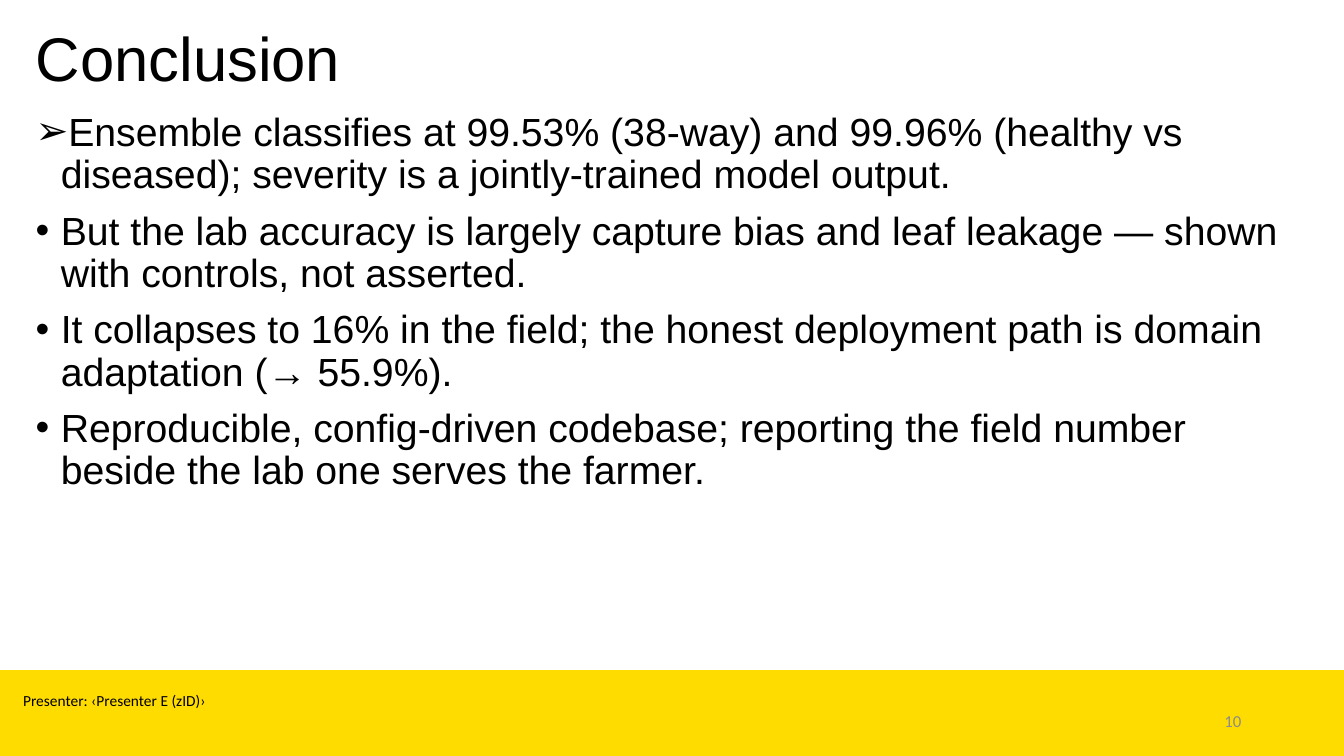
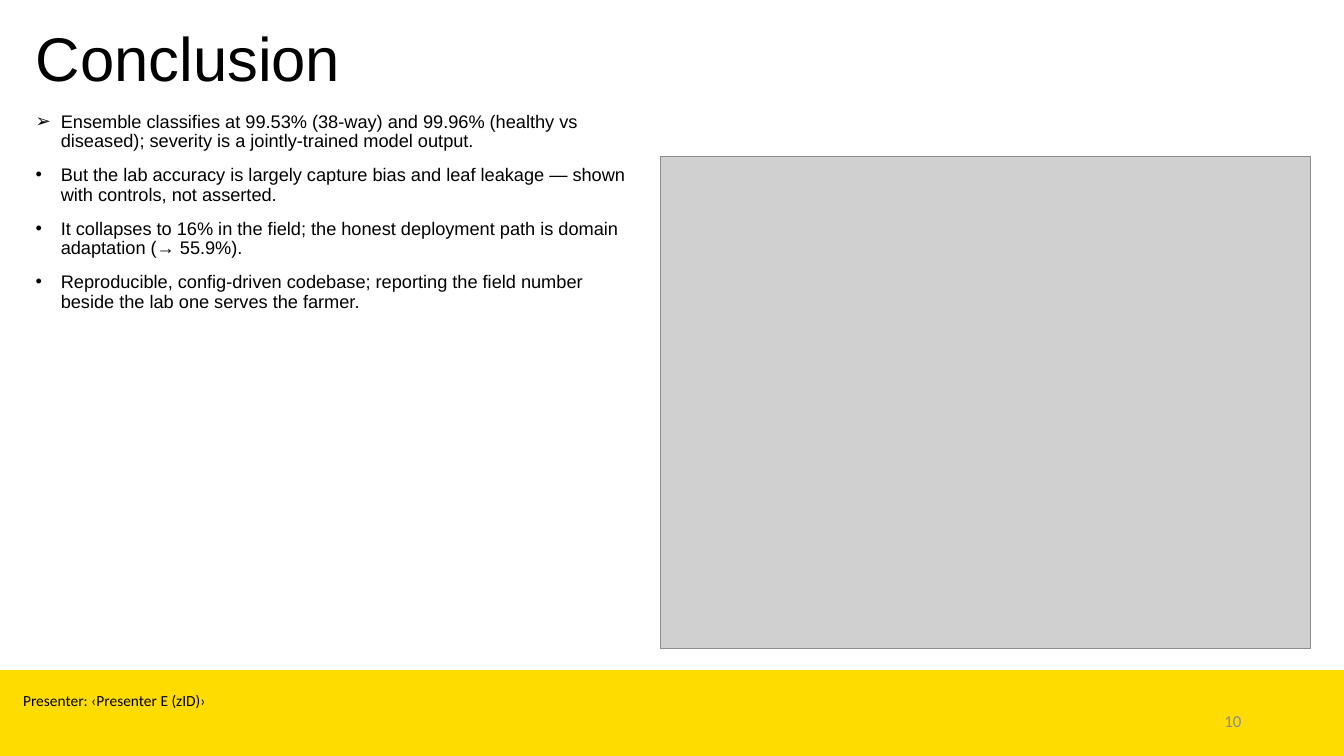
Before and after one commit to Mio812/plant-disease-detection, a slide deck: slide 10 of report/COMP9444_Presentation.pptx. Drawn at 1344x756 pixels with LibreOffice and Linux fonts; fonts in the diff are those of the drawing; grey boxes stand for pictures; background and template pictures are left out. Boxes give left, top, right and bottom in pixels: in the first picture for what was removed or moved away, otherwise in the second. Text is boxed around its words. In the diff, an @@ line names an element or a change of style, - is before the commit and + after.

Commit message:
Add six figures to report and slides; fix the healthy/diseased crossing claim
Tutor feedback: the report and deck lacked figures and the confusion matrix was missing. Adds tools/make_figures.py, which builds six print-quality figures straight from the committed result artefacts (nothing hand-entered): the 38-class confusion matrix, per-disease recall, the lab-to-field collapse, the frozen-vs-full parameter control, the adaptation curve, and severity vs the human ceiling. All six are embedded in the report with captions; the confusion matrix, the collapse and the adaptation curve also go on the Results, Discussion and Conclusion slides, using the template's own picture slot and narrowing the body text to fit.

Also corrects a factual error the figures exposed. Every deliverable claimed no error crosses the healthy/diseased boundary -- true on the old leaky split, false on the honest one, where 3 of 39 errors cross it and 2 of those are diseased leaves called healthy (the costlier direction). Binary is therefore 99.96%, not a perfect 100%. Related: per-disease figures and text were mixing two different ensembles (evaluate.py at 99.53% vs ensemble.py at 99.54%); everything now reads the evaluate.py source that the headline uses, so Tomato early blight is 93%, not 91%, and the notebook counts agree with the report.

```diff
--- a/report/COMP9444_Presentation.pptx
+++ b/report/COMP9444_Presentation.pptx
@@ text "Ensemble classifies at 99.53% (38-way) ..." at bbox=[61, 114, 626, 308]: size 28 to 13 pt @@
@@ picture added at bbox=[660, 156, 1311, 649] @@
```
Also in this commit, not shown: 2 other slides changed, 13 other files.
